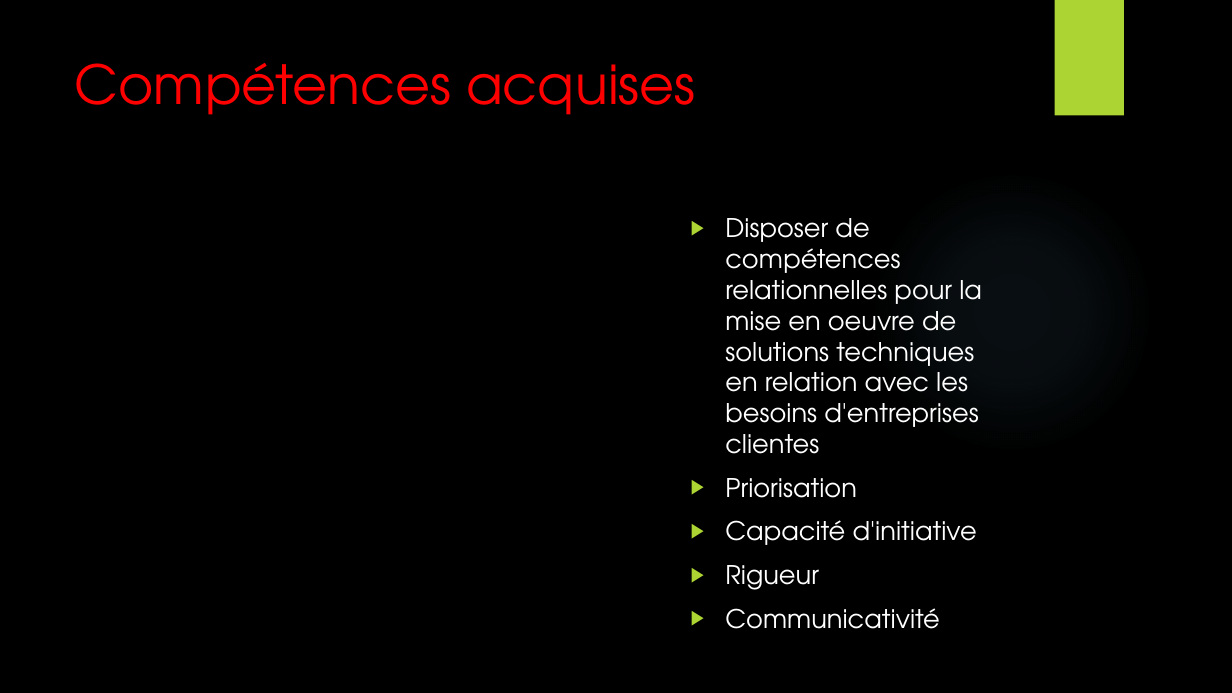
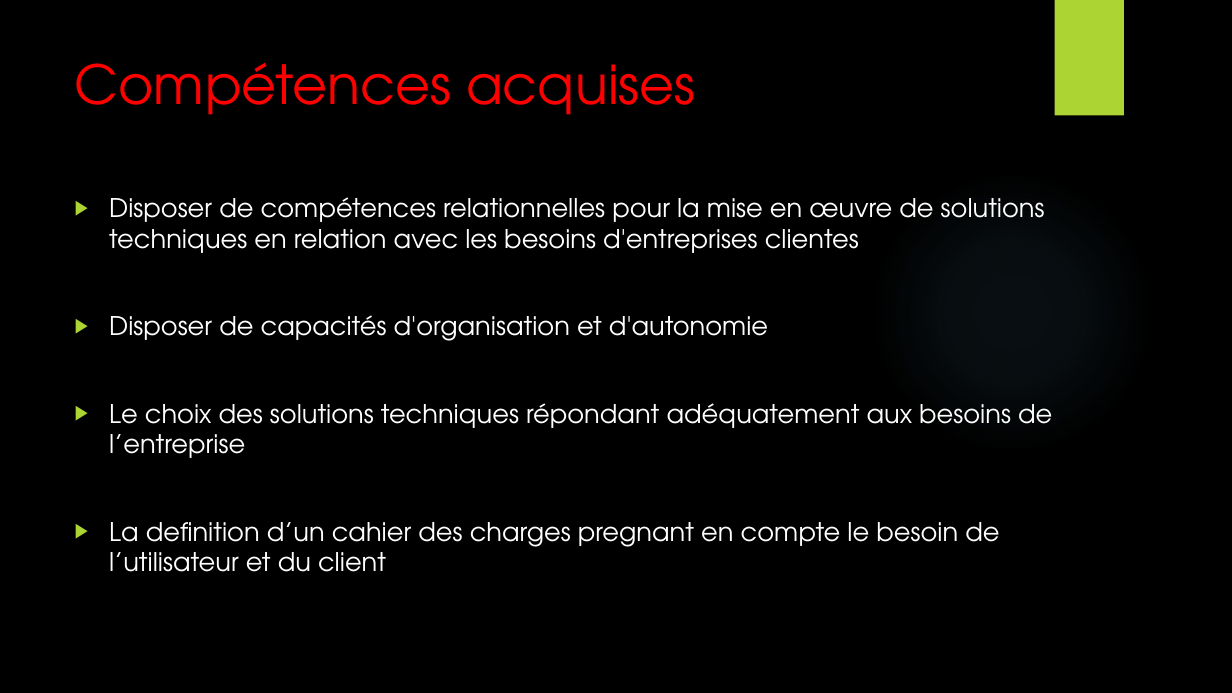
Before and after one commit to Amine372/veille_technologique, a slide deck: slide 4 of assets/televerssements/Amine NAKHIL.pptx. Drawn at 1232x693 pixels with LibreOffice and Linux fonts; fonts in the diff are those of the drawing; background and template pictures are left out. Boxes give left, top, right and bottom in pixels: in the first picture for what was removed or moved away, otherwise in the second. Text is boxed around its words. In the diff, an @@ line names an element or a change of style, - is before the commit and + after.

```diff
--- a/assets/televerssements/Amine NAKHIL.pptx
+++ b/assets/televerssements/Amine NAKHIL.pptx
@@ text at <box>109,197,1052,572</box>: text changed @@
-▶ Disposer de compétences relationnelles pour la mise en oeuvre de solutions techniques en relation avec les besoins d'entreprises clientes
-▶ Priorisation
-▶ Capacité d'initiative
-▶ Rigueur
-▶ Communicativité
+▶ Disposer de compétences relationnelles pour la mise en œuvre de solutions techniques en relation avec les besoins d'entreprises clientes
+▶ Disposer de capacités d'organisation et d'autonomie
+▶ Le choix des solutions techniques répondant adéquatement aux besoins de l’entreprise
+▶ La definition d’un cahier des charges pregnant en compte le besoin de l’utilisateur et du client
```
